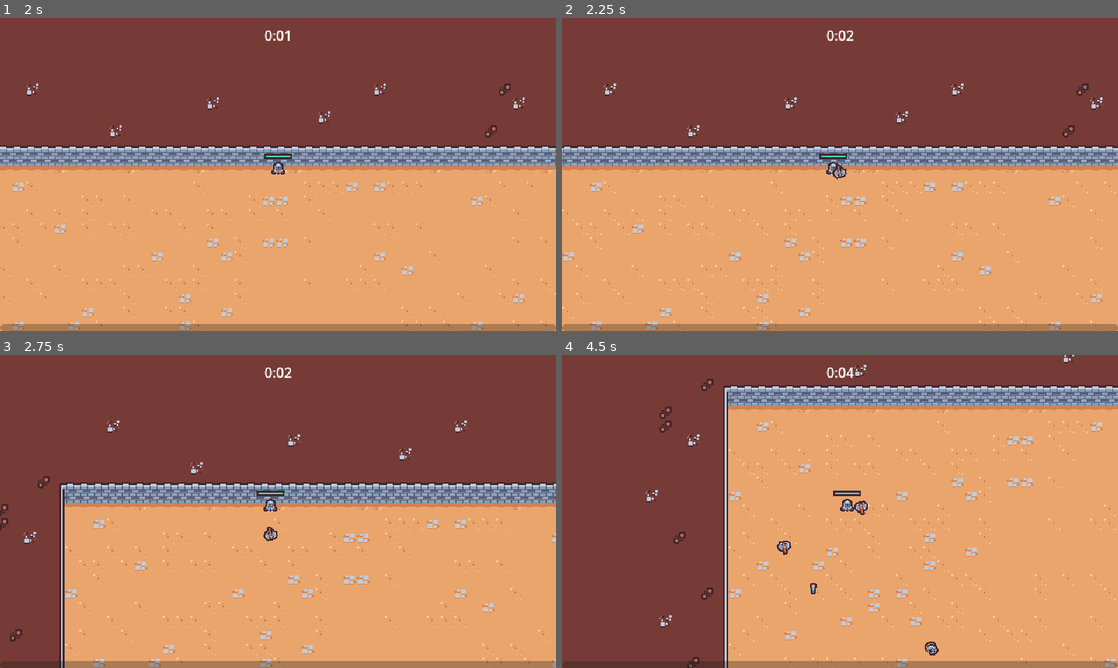
Above: before the commit, frames 1-4 (two rows, left to right).
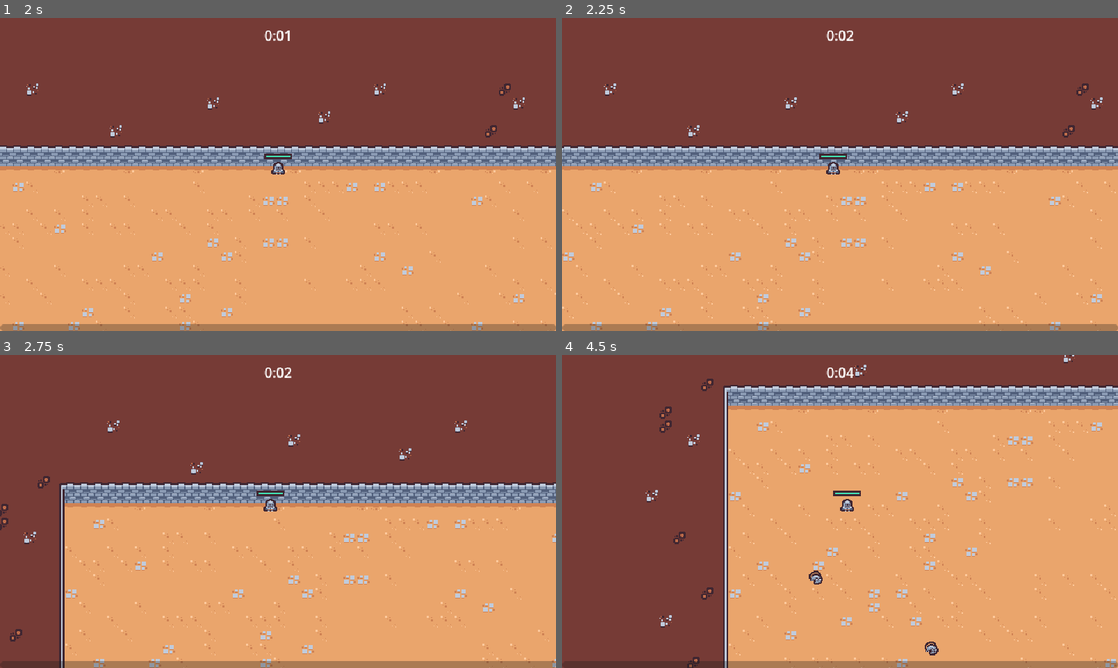
Above: after the commit, the same moments.

Repository: nadeemkhedr/survivor-game-godot
Game: Godot game, scene res://scenes/main/main.tscn
Two runs of this game, one before a commit and one after it. Both use one fixed random seed, a clock stepped at 60 frames per second and the inputs below.
Inputs (mouse positions are in pixels of both pictures, inside the frame that each line leads up to):
- Up to frame 1 (2 s): move the mouse to (250, 237) at 0.52 s; press the mouse at (250, 237) at 0.53 s; hold W (move_up) from 0.53 s (still down); move the mouse to (444, 221) at 1.27 s; release the mouse at (444, 221) at 1.28 s; click (444, 221) at 1.35 s
- Up to frame 2 (2.25 s): tap Enter at 2 s; move the mouse to (673, 127) at 2.02 s; release W (move_up) at 2.03 s; press the mouse at (673, 127) at 2.03 s; hold A (move_left) from 2.03 s (still down)
- Up to frame 3 (2.75 s): keep holding A (move_left)
- Up to frame 4 (4.5 s): move the mouse to (867, 511) at 2.77 s; release the mouse at (867, 511) at 2.78 s; click (867, 511) at 2.85 s; move the mouse to (756, 433) at 3.52 s; release A (move_left) at 3.53 s; press the mouse at (756, 433) at 3.53 s; hold S (move_down) 3.53-4.28 s; move the mouse to (962, 495) at 4.27 s; release the mouse at (962, 495) at 4.28 s; hold D (move_right) from 4.28 s (still down); click (962, 495) at 4.35 s

Frame 1 is identical in both runs. In frame 2, less than 0.1% of the frame differs, in the area x 48-52%, y 46-52%; in frame 3, less than 0.1%; in frame 4, 0.3%, in the area x 38-55%, y 46-77%.

Commit message:
✨ feat: add axe as an upgrade choice

Diff:
--- /dev/null
+++ b/resources/upgrades/ability.gd
@@ -0,0 +1,4 @@
+extends AbilityUpgrade
+class_name Ability
+
+@export var ability_controller_scene: PackedScene
--- /dev/null
+++ b/resources/upgrades/axe.tres
@@ -0,0 +1,11 @@
+[gd_resource type="Resource" load_steps=3 format=3 uid="uid://17g4ig1rjeib"]
+
+[ext_resource type="PackedScene" uid="uid://bt4hemyknwfbo" path="res://scenes/ability/axe_ability_controller/axe_ability_controller.tscn" id="1_eo3gq"]
+[ext_resource type="Script" path="res://resources/upgrades/ability.gd" id="2_x4ho6"]
+
+[resource]
+script = ExtResource("2_x4ho6")
+ability_controller_scene = ExtResource("1_eo3gq")
+id = "axe"
+name = "Axe"
+description = "Periodically sends out a spinning axe"
--- a/scenes/game_object/player/player.gd
+++ b/scenes/game_object/player/player.gd
@@ -6,6 +6,7 @@
 @onready var damage_interval_timer = $DamageIntervalTimer
 @onready var health_component = $HealthComponent
 @onready var health_bar = $HealthBar
+@onready var abilities = $Abilities
 
 var number_colliding_bodies = 0
 
@@ -15,6 +16,7 @@
 	$CollisionArea2D.body_exited.connect(on_body_exited)
 	damage_interval_timer.timeout.connect(on_damage_interval_timer_timeout)
 	health_component.health_changed.connect(on_health_changed)
+	GameEvents.ability_upgrade_added.connect(on_ability_upgrade_added)
 	update_health_display()
 
 
@@ -60,3 +62,10 @@
 
 func on_health_changed():
 	update_health_display()
+
+func on_ability_upgrade_added(ability_upgrade: AbilityUpgrade, current_upgrades: Dictionary):
+	if not ability_upgrade is Ability:
+		return
+
+	var ability = ability_upgrade as Ability
+	abilities.add_child(ability.ability_controller_scene.instantiate())
--- a/scenes/game_object/player/player.tscn
+++ b/scenes/game_object/player/player.tscn
@@ -1,10 +1,9 @@
-[gd_scene load_steps=11 format=3 uid="uid://hdws7rnqppiw"]
+[gd_scene load_steps=10 format=3 uid="uid://hdws7rnqppiw"]
 
 [ext_resource type="Texture2D" uid="uid://b1oqq1lvramx4" path="res://scenes/game_object/player/player.png" id="1_if3d7"]
 [ext_resource type="Script" path="res://scenes/game_object/player/player.gd" id="1_p6gdb"]
 [ext_resource type="PackedScene" uid="uid://cwf3yrxtubthc" path="res://scenes/ability/sword_ability_controller/sword_ability_controller.tscn" id="2_i7lmf"]
 [ext_resource type="PackedScene" uid="uid://dpnwfm6ypvxvk" path="res://scenes/component/health_component.tscn" id="2_i8blb"]
-[ext_resource type="PackedScene" uid="uid://bt4hemyknwfbo" path="res://scenes/ability/axe_ability_controller/axe_ability_controller.tscn" id="4_5nx3e"]
 
 [sub_resource type="StyleBoxFlat" id="StyleBoxFlat_iyep5"]
 bg_color = Color(0.247059, 0.14902, 0.192157, 1)
@@ -33,11 +32,9 @@
 
 [node name="HealthComponent" parent="." instance=ExtResource("2_i8blb")]
 
-[node name="AbilityManager" type="Node" parent="."]
+[node name="Abilities" type="Node" parent="."]
 
-[node name="SwordAbilityController" parent="AbilityManager" instance=ExtResource("2_i7lmf")]
-
-[node name="AxeAbilityController" parent="AbilityManager" instance=ExtResource("4_5nx3e")]
+[node name="SwordAbilityController" parent="Abilities" instance=ExtResource("2_i7lmf")]
 
 [node name="DamageIntervalTimer" type="Timer" parent="."]
 wait_time = 0.5
--- a/scenes/manager/upgrade_manager.gd
+++ b/scenes/manager/upgrade_manager.gd
@@ -9,16 +9,6 @@
 
 func _ready():
 	experience_manager.level_up.connect(on_level_up)
-
-
-func on_level_up(current_level: int):
-	var chosen_upgrade = upgrade_pool.pick_random()
-	if chosen_upgrade == null:
-		return
-	var upgrade_screen_instance = upgrade_screen_scene.instantiate()
-	add_child(upgrade_screen_instance)
-	upgrade_screen_instance.set_ability_upgrades([chosen_upgrade] as Array[AbilityUpgrade])
-	upgrade_screen_instance.upgrade_selected.connect(on_upgrade_selected)
 
 
 func apply_upgrade(upgrade: AbilityUpgrade):
@@ -33,5 +23,23 @@
 	GameEvents.emit_ability_upgrade_added(upgrade, current_upgrades)
 
 
+func pick_upgrades():
+	var filtered_upgrades = upgrade_pool.duplicate()
+	var chosen_upgrades: Array[AbilityUpgrade] = []
+	for i in 2:
+		var chosen_upgrade = filtered_upgrades.pick_random() as AbilityUpgrade
+		filtered_upgrades = filtered_upgrades.filter(func (upgrade): return upgrade.id != chosen_upgrade.id)
+		chosen_upgrades.append(chosen_upgrade)
+	return chosen_upgrades
+
+
 func on_upgrade_selected(upgrade: AbilityUpgrade):
 	apply_upgrade(upgrade)
+
+
+func on_level_up(current_level: int):
+	var chosen_upgrades = pick_upgrades()
+	var upgrade_screen_instance = upgrade_screen_scene.instantiate()
+	add_child(upgrade_screen_instance)
+	upgrade_screen_instance.set_ability_upgrades(chosen_upgrades as Array[AbilityUpgrade])
+	upgrade_screen_instance.upgrade_selected.connect(on_upgrade_selected)
--- a/scenes/manager/upgrade_manager.tscn
+++ b/scenes/manager/upgrade_manager.tscn
@@ -1,10 +1,11 @@
-[gd_scene load_steps=4 format=3 uid="uid://ds483111764ql"]
+[gd_scene load_steps=5 format=3 uid="uid://ds483111764ql"]
 
 [ext_resource type="Script" path="res://scenes/manager/upgrade_manager.gd" id="1_u3vku"]
 [ext_resource type="Resource" uid="uid://jx5bdm178bvn" path="res://resources/upgrades/sword_rate.tres" id="2_yo7h3"]
+[ext_resource type="Resource" uid="uid://17g4ig1rjeib" path="res://resources/upgrades/axe.tres" id="3_ursd1"]
 [ext_resource type="PackedScene" uid="uid://r4bvrglnodlt" path="res://scenes/ui/upgrade_screen.tscn" id="3_w1tyy"]
 
 [node name="UpgradeManager" type="Node"]
 script = ExtResource("1_u3vku")
-upgrade_pool = Array[Resource("res://resources/upgrades/ability_upgrade.gd")]([ExtResource("2_yo7h3")])
+upgrade_pool = Array[Resource("res://resources/upgrades/ability_upgrade.gd")]([ExtResource("2_yo7h3"), ExtResource("3_ursd1")])
 upgrade_screen_scene = ExtResource("3_w1tyy")
